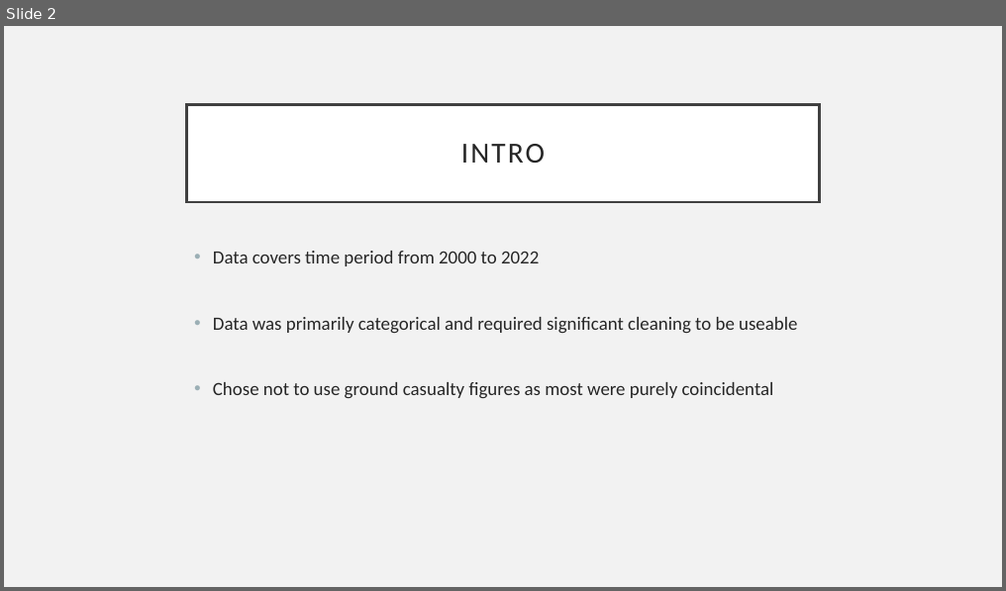
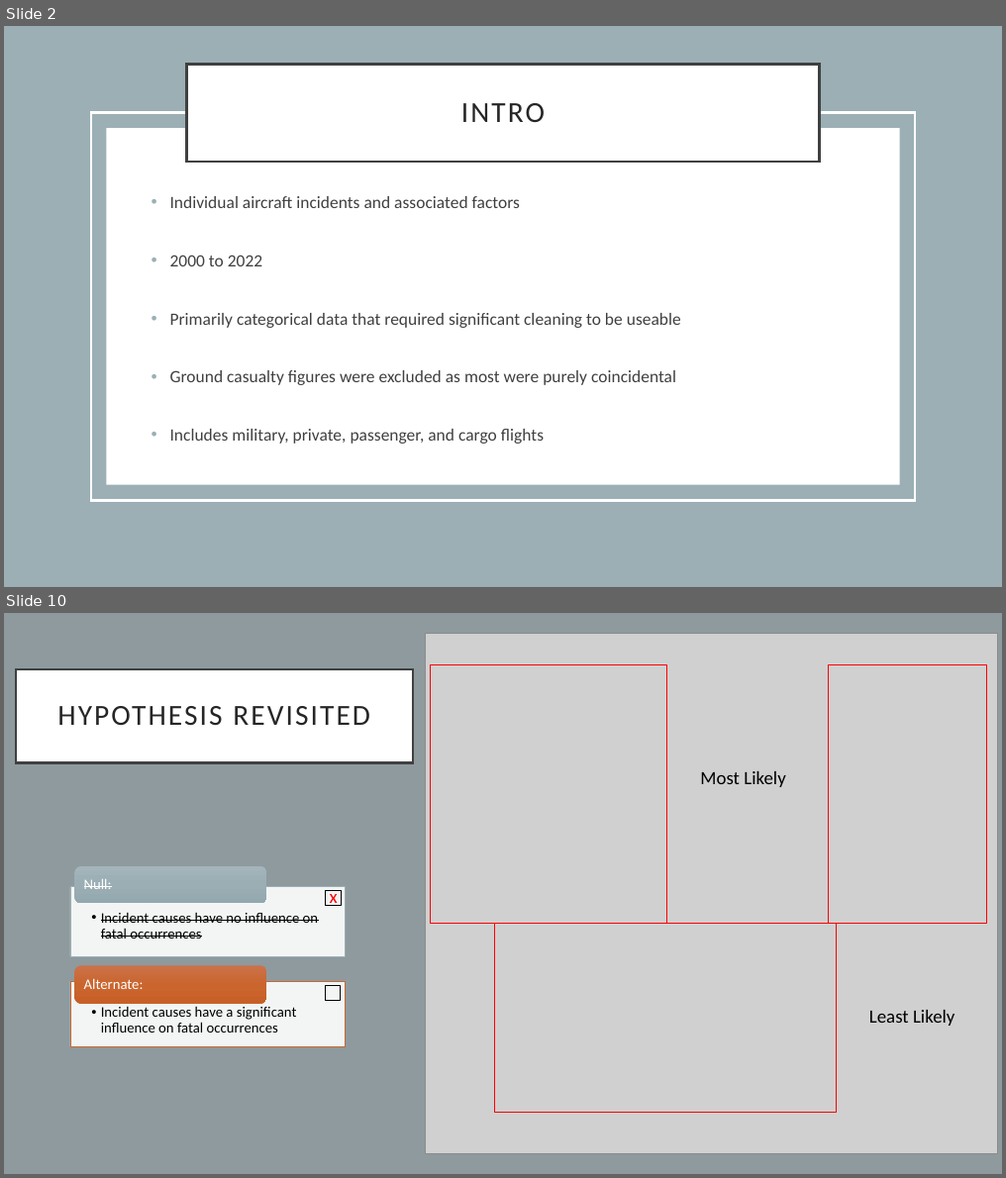
Before and after one commit to b-macd/Air_Travel_Safety_Analysis, a slide deck: Presentation/Presentation1.pptx. Shown one above the other, each under a label of ours: slide 2 before the commit, slides 2 and 10 after it; the slides between them are not shown. The pictures are 1006x591 and 1006x1178 pixels, drawn with LibreOffice and Linux fonts; fonts in the diff are those of the drawing; grey boxes stand for pictures; background and template pictures are left out. Boxes give left, top, right and bottom in pixels: in the first picture for what was removed or moved away, otherwise in the second. Text is boxed around its words. In the diff, an @@ line names an element or a change of style, - is before the commit and + after.

```diff
--- a/Presentation/Presentation1.pptx
+++ b/Presentation/Presentation1.pptx
@@ slide 10 added at [4, 613, 1002, 1174], background #8E9A9E @@
@@ picture added at [426, 633, 998, 1155] @@
@@ title added at [16, 669, 414, 763], fill #FFFFFF, outline #404040 2.5 pt, 28 pt, text #262626 @@
+HYPOTHESIS REVISITED
@@ rectangle added at [431, 664, 668, 924], outline #FF0000 1 pt @@
@@ rectangle added at [829, 664, 987, 924], outline #FF0000 1 pt @@
@@ text added at [700, 771, 786, 787], 18 pt, text #000000 @@
+Most Likely
@@ rectangle added at [325, 891, 341, 906], outline #000000 1 pt @@
@@ text added at [330, 890, 338, 906], 18 pt, text #FF0000 @@
+x
@@ rectangle added at [495, 924, 837, 1113], outline #FF0000 1 pt @@
@@ group added at [70, 866, 345, 1048]: 4 texts, 2 rectangles, 2 rounded rectangles @@
+  • Incident causes have no influence on fatal occurrences
+Null:
+  • Incident causes have a significant influence on fatal occurrences
+Alternate:
@@ rectangle added at [325, 986, 341, 1001], outline #000000 1 pt @@
@@ text added at [869, 1010, 955, 1026], 18 pt, text #000000 @@
+Least Likely
@@ slide 2 changed as well @@
@@ background #F2F2F2 to #FFFFFF @@
@@ rectangle added at [4, 26, 1002, 587], fill #9BAFB5 @@
@@ title "INTRO": place and size @@
-title "INTRO" at [187, 104, 819, 202]
+title "INTRO" at [187, 65, 819, 162]
@@ rectangle added at [91, 113, 915, 500], outline #FFFFFF 2.5 pt @@
@@ rectangle added at [107, 128, 900, 485], fill #FFFFFF @@
@@ text at [170, 196, 681, 444]: text changed; size 18 to 16.6 pt; text colour #262626 to #404040 @@
-• Data covers time period from 2000 to 2022
-• Data was primarily categorical and required significant cleaning to be useable
-• Chose not to use ground casualty figures as most were purely coincidental
+• Individual aircraft incidents and associated factors
+• 2000 to 2022
+• Primarily categorical data that required significant cleaning to be useable
+• Ground casualty figures were excluded as most were purely coincidental
+• Includes military, private, passenger, and cargo flights
```
Also in this commit, not shown: 2 other slides changed, 10 other slides added, 4 slides removed, 13 other files.
